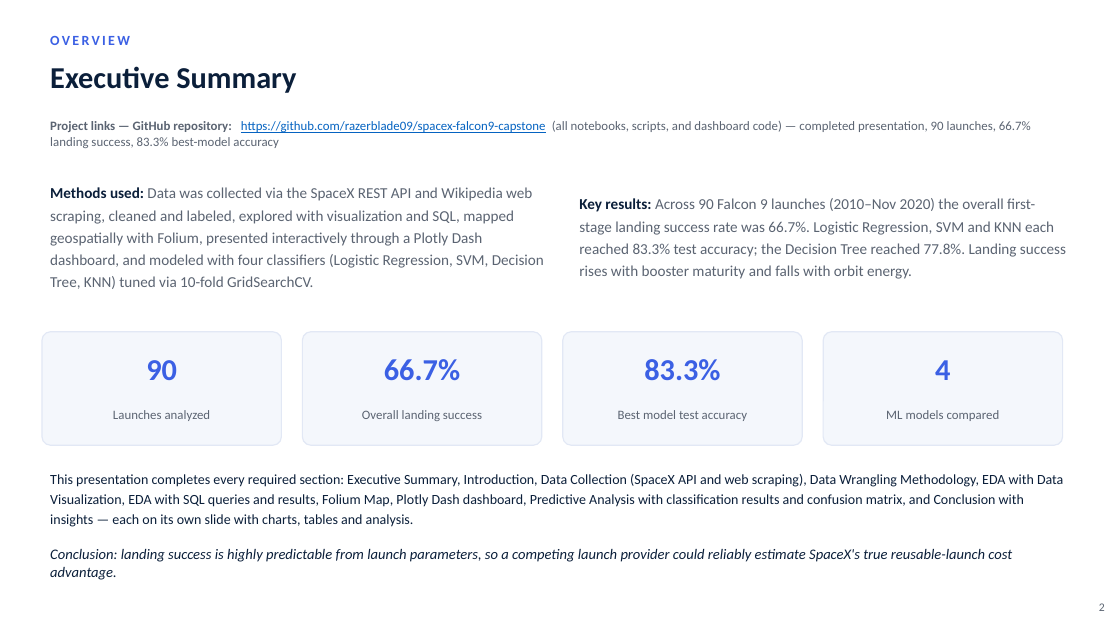
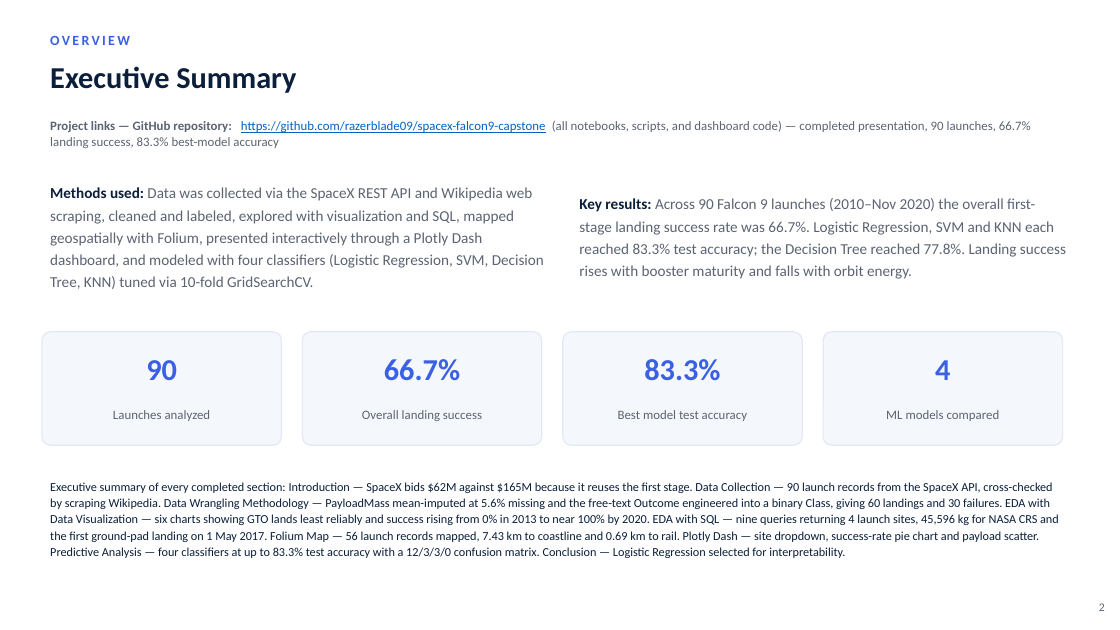
Before and after one commit to razerblade09/spacex-falcon9-capstone, a slide deck: slide 2 of Data_Science_Capstone_Presentation_12.pptx. Drawn at 1120x630 pixels with LibreOffice and Linux fonts; fonts in the diff are those of the drawing. Boxes give left, top, right and bottom in pixels: in the first picture for what was removed or moved away, otherwise in the second. Text is boxed around its words. In the diff, an @@ line names an element or a change of style, - is before the commit and + after.

```diff
--- a/Data_Science_Capstone_Presentation_12.pptx
+++ b/Data_Science_Capstone_Presentation_12.pptx
@@ text at <box>50,482,1059,558</box>: text changed; size 12 to 10.5 pt @@
-This presentation completes every required section: Executive Summary, Introduction, Data Collection (SpaceX API and web scraping), Data Wrangling Methodology, EDA with Data Visualization, EDA with SQL queries and results, Folium Map, Plotly Dash dashboard, Predictive Analysis with classification results and confusion matrix, and Conclusion with insights — each on its own slide with charts, tables and analysis.
+Executive summary of every completed section: Introduction — SpaceX bids $62M against $165M because it reuses the first stage. Data Collection — 90 launch records from the SpaceX API, cross-checked by scraping Wikipedia. Data Wrangling Methodology — PayloadMass mean-imputed at 5.6% missing and the free-text Outcome engineered into a binary Class, giving 60 landings and 30 failures. EDA with Data Visualization — six charts showing GTO lands least reliably and success rising from 0% in 2013 to near 100% by 2020. EDA with SQL — nine queries returning 4 launch sites, 45,596 kg for NASA CRS and the first ground-pad landing on 1 May 2017. Folium Map — 56 launch records mapped, 7.43 km to coastline and 0.69 km to rail. Plotly Dash — site dropdown, success-rate pie chart and payload scatter. Predictive Analysis — four classifiers at up to 83.3% test accuracy with a 12/3/3/0 confusion matrix. Conclusion — Logistic Regression selected for interpretability.
@@ text removed at <box>50,549,1012,580</box> @@
-Conclusion: landing success is highly predictable from launch parameters, so a competing launch provider could reliably estimate SpaceX's true reusable-launch cost advantage.
```
Also in this commit, not shown: 4 other slides changed, 2 other files.
